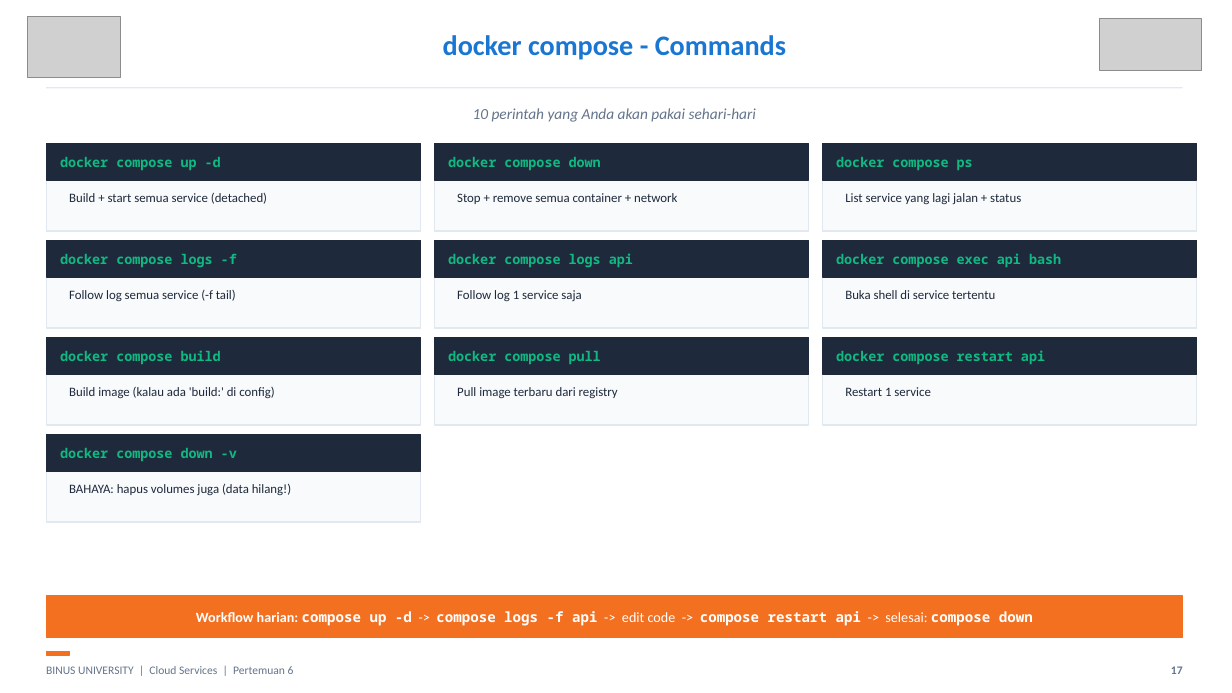
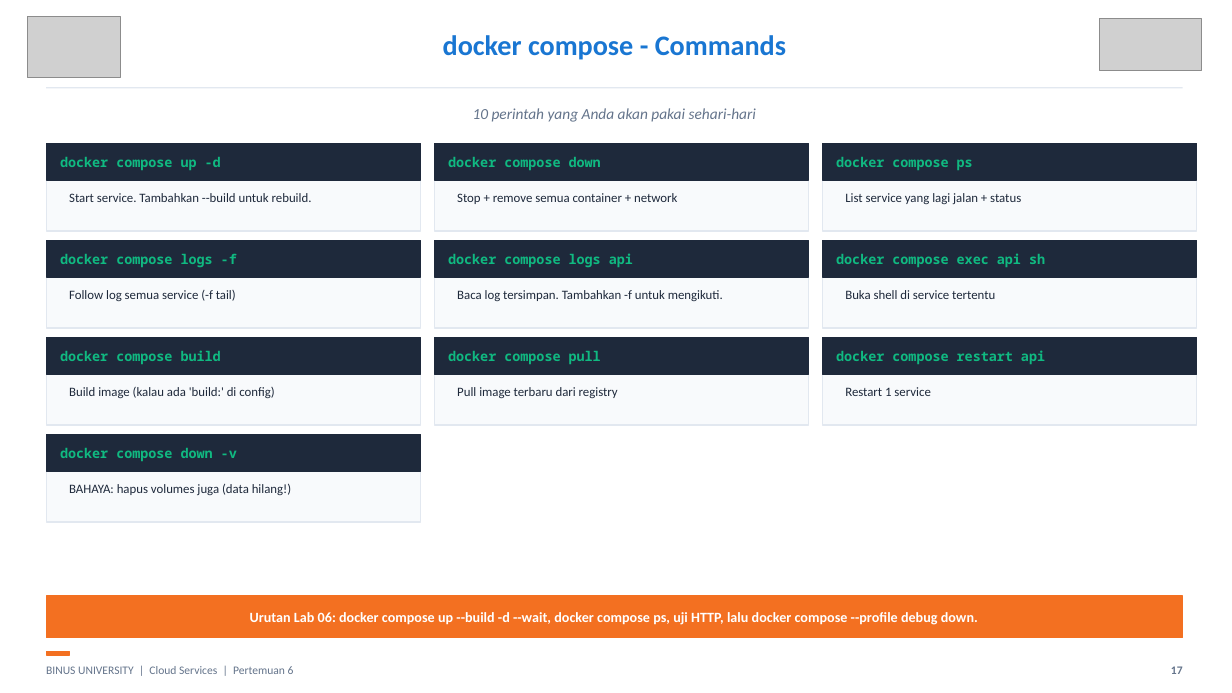
Before and after one commit to SeedFlora/meet6CloudService, a slide deck: slide 17 of slides/Teori_Pertemuan_06.pptx. Drawn at 1232x693 pixels with LibreOffice and Linux fonts; fonts in the diff are those of the drawing; grey boxes stand for pictures. Boxes give left, top, right and bottom in pixels: in the first picture for what was removed or moved away, otherwise in the second. Text is boxed around its words. In the diff, an @@ line names an element or a change of style, - is before the commit and + after.

Commit message:
Complete Docker Compose theory walkthrough and repair slide readability

```diff
--- a/slides/Teori_Pertemuan_06.pptx
+++ b/slides/Teori_Pertemuan_06.pptx
@@ text at [69,193,312,202]: text changed @@
-Build + start semua service (detached)
+Start service. Tambahkan --build untuk rebuild.
@@ text at [836,253,1045,267]: text changed @@
-docker compose exec api bash
+docker compose exec api sh
@@ text at [457,290,723,301]: text changed @@
-Follow log 1 service saja
+Baca log tersimpan. Tambahkan -f untuk mengikuti.
@@ text at [250,612,978,625]: text changed; font Noto Sans Mono to Calibri @@
-Workflow harian: compose up -d -> compose logs -f api -> edit code -> compose restart api -> selesai: compose down
+Urutan Lab 06: docker compose up --build -d --wait, docker compose ps, uji HTTP, lalu docker compose --profile debug down.
```
Also in this commit, not shown: 17 other slides changed, 4 other files.
